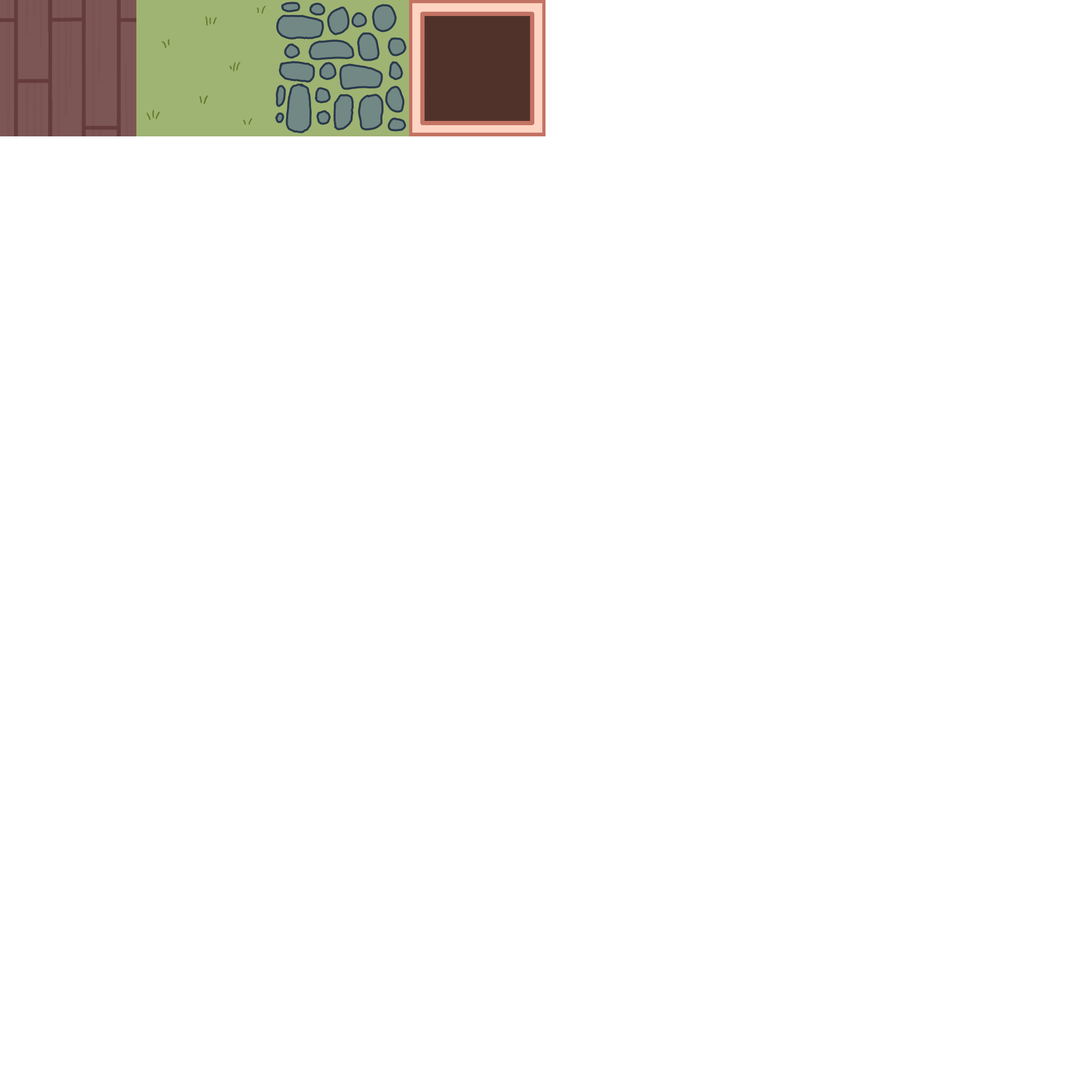
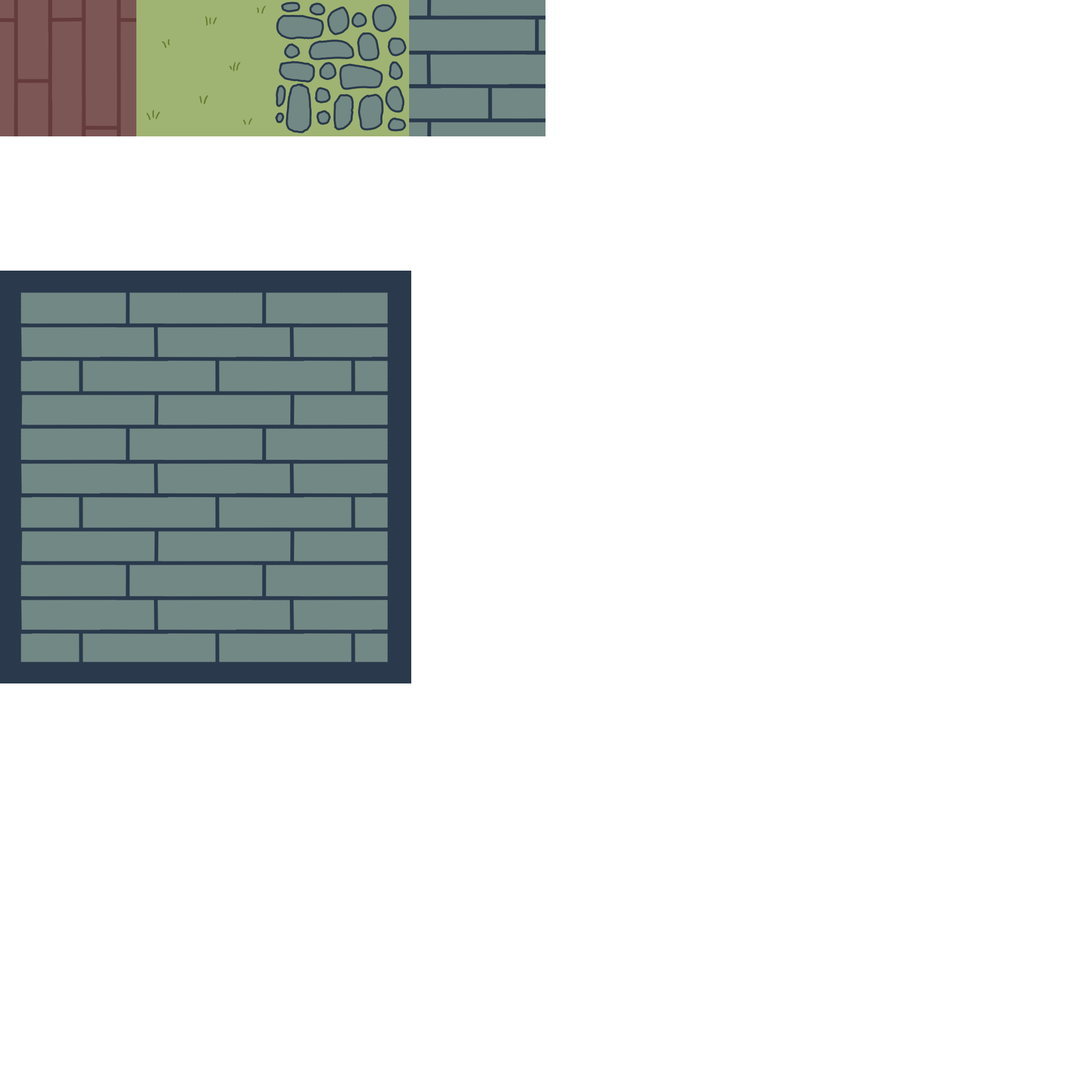
Comparing the layer stacks of the two 1091x1091 images. Changes:
removed group "wall" (2 layers) from group "tiles p=./tiles e=png s=50" over <box>409,0,546,137</box>
removed layer "Paint Layer 12" from group "wall" over <box>409,0,546,137</box>
removed layer "Paint Layer 13" from group "wall" over <box>409,0,546,137</box>
added group "deafult_wall" with 2 layers in group "tiles p=./tiles e=png s=50 t=no" over <box>409,0,546,137</box>
added layer "Paint Layer 2" (1st of 2, in "tiles p=./tiles e=png s=50 t=no" › "deafult_wall") in group "deafult_wall" over <box>409,0,546,137</box>
added layer "Paint Layer 3" (1st of 2, in "tiles p=./tiles e=png s=50 t=no" › "deafult_wall") in group "deafult_wall" over <box>409,0,546,137</box>
painted on "Paint Layer 6" over <box>136,270,273,684</box>
added group "walls" (2nd of 2, in "tiles p=./tiles e=png s=50 t=no") with 3 layers in group "tiles p=./tiles e=png s=50 t=no" over <box>0,270,412,684</box>
added layer "edges" in group "walls" over <box>0,270,412,684</box>
added layer "lines" in group "walls" over <box>0,270,412,684</box>
added layer "color" in group "walls" over <box>0,270,412,684</box>
hid "Paint Layer 4", painted on it over <box>6,0,128,137</box>
painted on "Paint Layer 3" (2nd of 2, in "tiles p=./tiles e=png s=50 t=no" › "parket") over <box>6,0,128,137</box>
